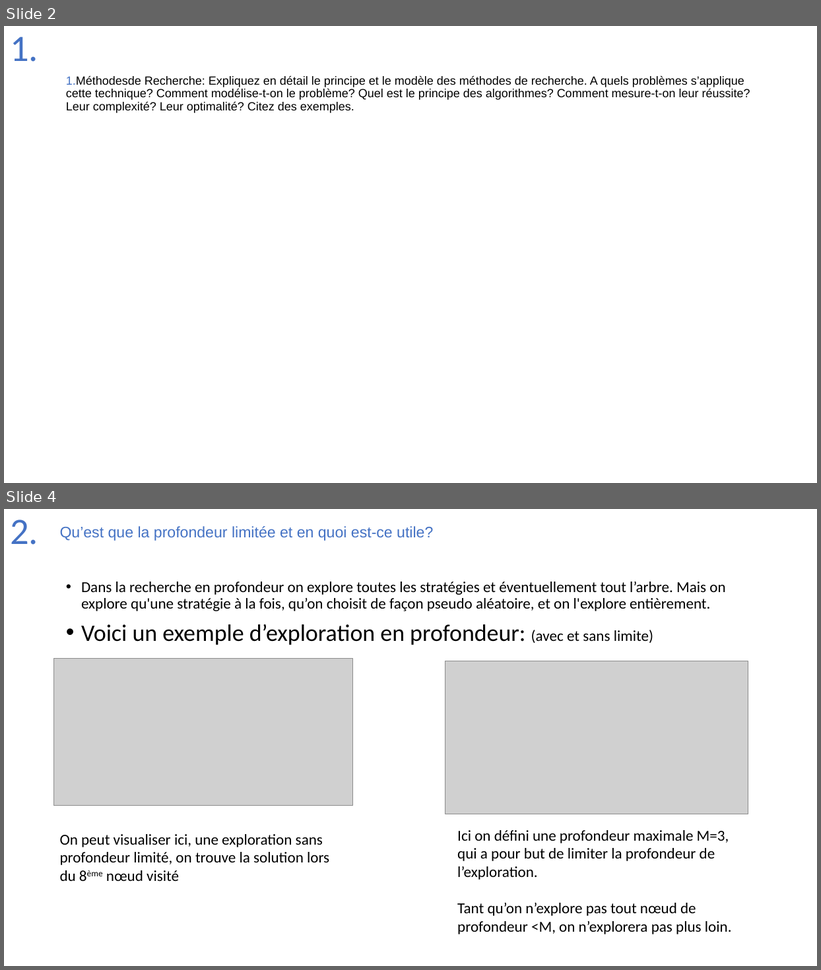
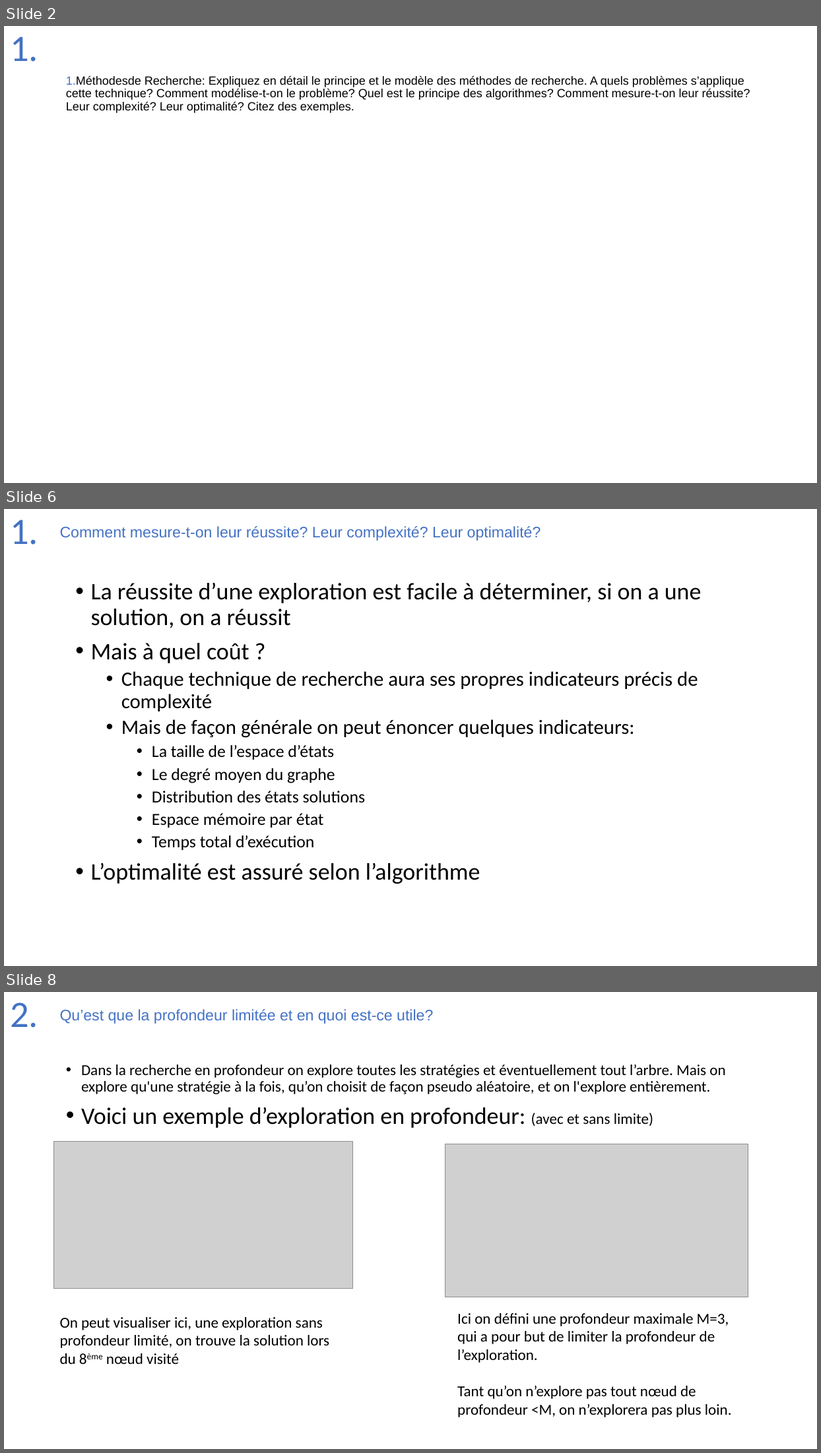
Before and after one commit to Joao-Quinta/Uni3eme, a slide deck: intelligenceArtificielle/Intelligence_artificielle_exam.pptx. Shown one above the other, each under a label of ours: slides 2 and 4 before the commit, slides 2, 6 and 8 after it; the slides between them are not shown. The pictures are 821x970 and 821x1453 pixels, drawn with LibreOffice and Linux fonts; fonts in the diff are those of the drawing; grey boxes stand for pictures. Boxes give left, top, right and bottom in pixels: in the first picture for what was removed or moved away, otherwise in the second. Text is boxed around its words. In the diff, an @@ line names an element or a change of style, - is before the commit and + after.

```diff
--- a/intelligenceArtificielle/Intelligence_artificielle_exam.pptx
+++ b/intelligenceArtificielle/Intelligence_artificielle_exam.pptx
@@ slide 6 added at [4, 509, 817, 966], background #FFFFFF @@
@@ title added at [10, 520, 38, 545], 44 pt, text #4472C4 @@
+1.
@@ text added at [60, 526, 541, 541], 18 pt, text #4472C4 @@
+Comment mesure-t-on leur réussite? Leur complexité? Leur optimalité?
@@ text added at [91, 582, 702, 884], 28 pt, text #000000 @@
+• La réussite d’une exploration est facile à déterminer, si on a une solution, on a réussit
+• Mais à quel coût ?
+  • Chaque technique de recherche aura ses propres indicateurs précis de complexité
+  • Mais de façon générale on peut énoncer quelques indicateurs:
+    • La taille de l’espace d’états
+    • Le degré moyen du graphe
+    • Distribution des états solutions
+    • Espace mémoire par état
+    • Temps total d’exécution
+• L’optimalité est assuré selon l’algorithme
@@ what was slide 4 is now slide 8 @@
```
Also in this commit, not shown: 5 slides changed, 12 other slides added.
